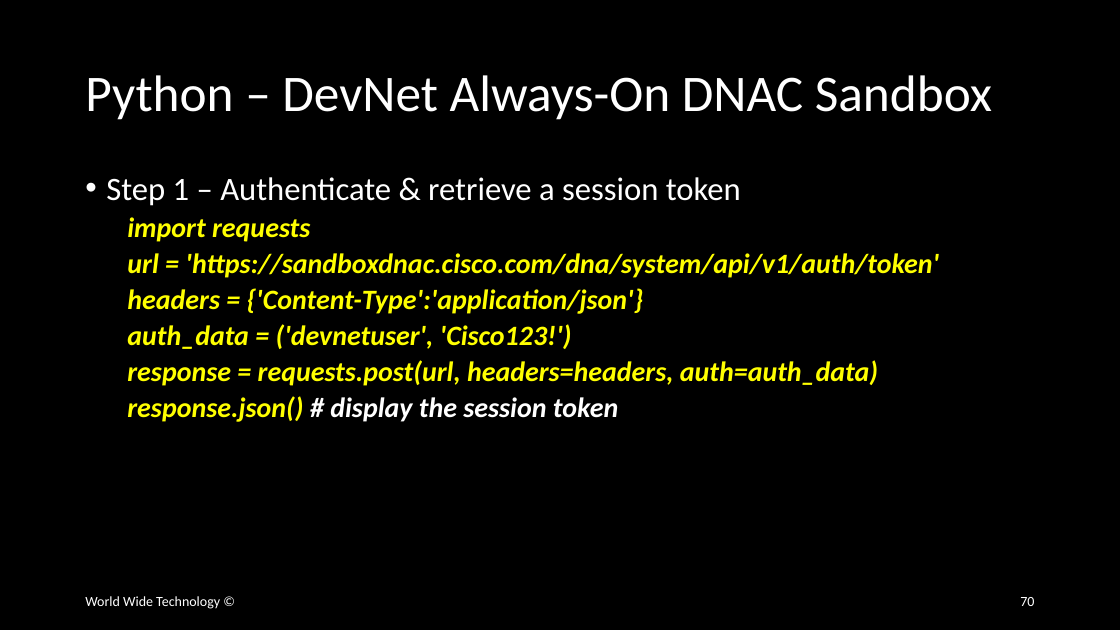
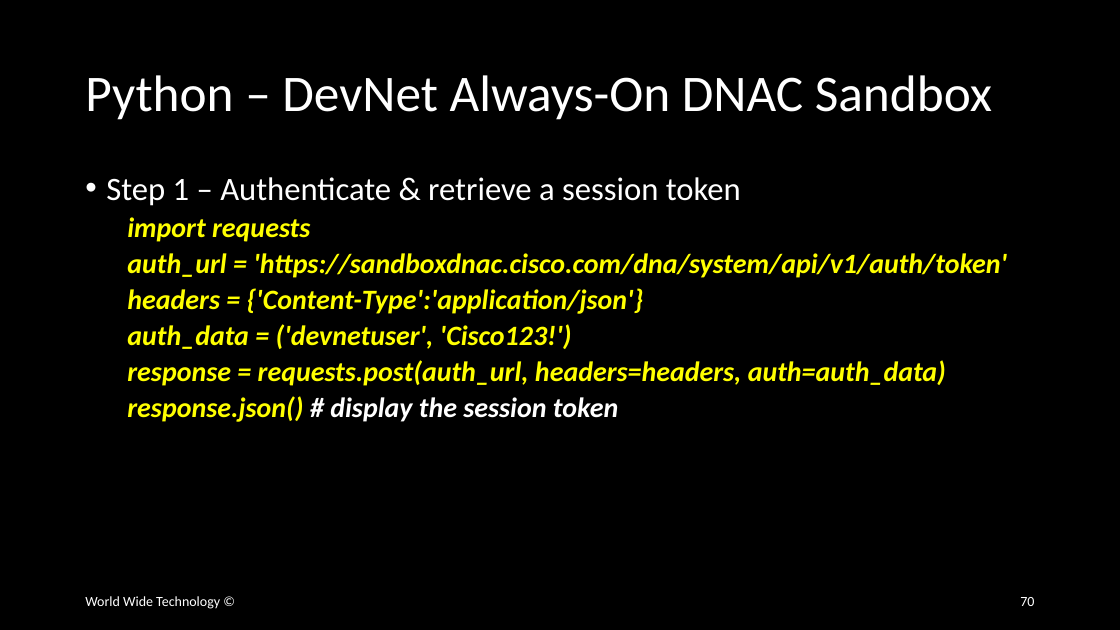
Before and after one commit to wwt/curl-requests-foundations, a slide deck: slide 70 of curl-requests-foundations.pptx. Drawn at 1120x630 pixels with LibreOffice and Linux fonts; fonts in the diff are those of the drawing. Boxes give left, top, right and bottom in pixels: in the first picture for what was removed or moved away, otherwise in the second. Text is boxed around its words. In the diff, an @@ line names an element or a change of style, - is before the commit and + after.

Commit message:
Added Meraki SD-WAN Python commands

```diff
--- a/curl-requests-foundations.pptx
+++ b/curl-requests-foundations.pptx
@@ text at (x1=127, y1=253, x2=1007, y2=278): text changed @@
-  url = 'https://sandboxdnac.cisco.com/dna/system/api/v1/auth/token'
+  auth_url = 'https://sandboxdnac.cisco.com/dna/system/api/v1/auth/token'
@@ text at (x1=127, y1=360, x2=946, y2=386): text changed @@
-  response = requests.post(url, headers=headers, auth=auth_data)
+  response = requests.post(auth_url, headers=headers, auth=auth_data)
```
Also in this commit, not shown: 8 other slides changed, 1 slide removed.
